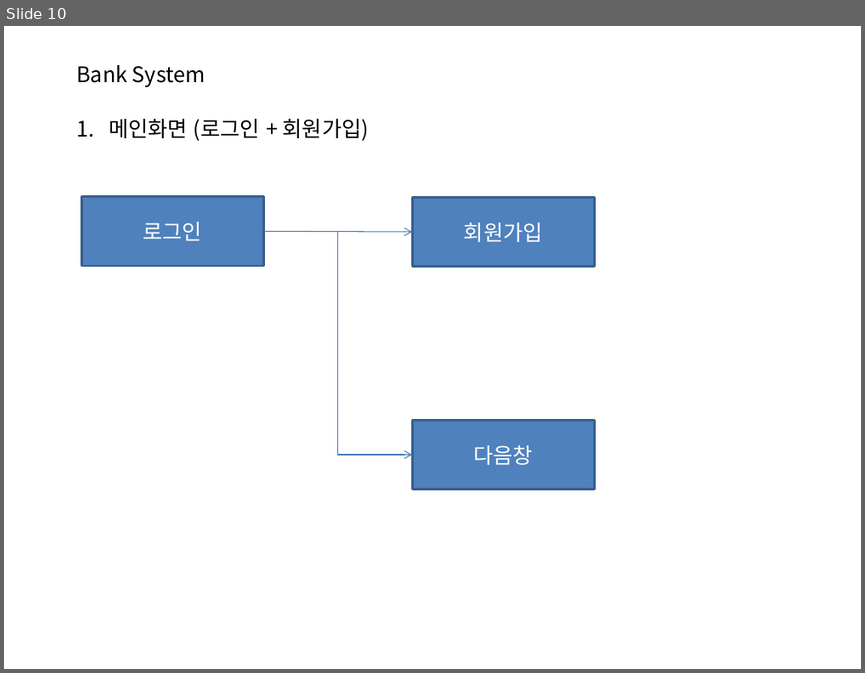
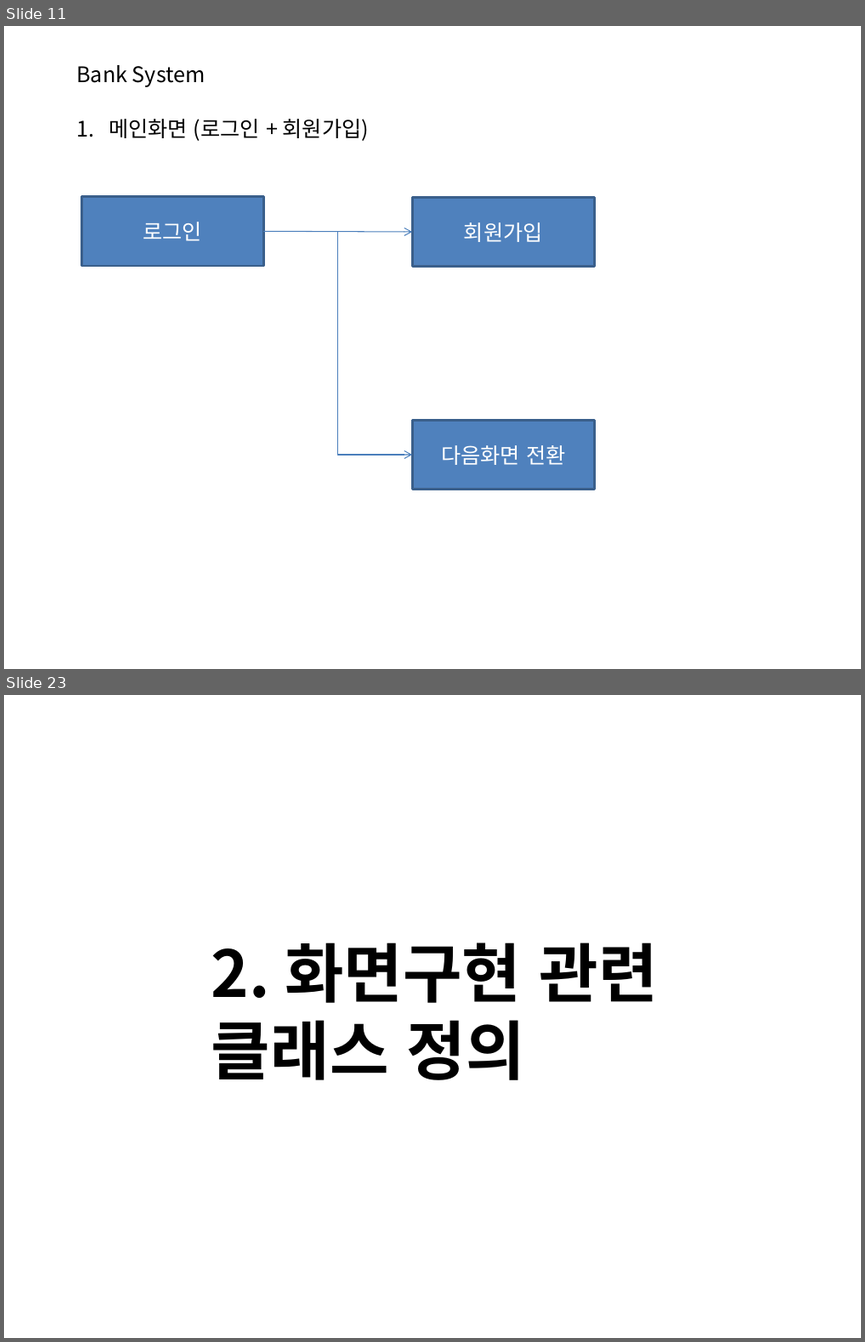
Before and after one commit to S-Onix/BankSystemProject, a slide deck: BankSystem/documentation/banksystem.pptx. Shown one above the other, each under a label of ours: slide 10 before the commit, slides 11 and 23 after it; the slides between them are not shown. The pictures are 865x673 and 865x1342 pixels, drawn with LibreOffice and Linux fonts; fonts in the diff are those of the drawing. Boxes give left, top, right and bottom in pixels: in the first picture for what was removed or moved away, otherwise in the second. Text is boxed around its words. In the diff, an @@ line names an element or a change of style, - is before the commit and + after.

```diff
--- a/BankSystem/documentation/banksystem.pptx
+++ b/BankSystem/documentation/banksystem.pptx
@@ slide 23 added at bbox=[4, 695, 861, 1338], background #FFFFFF @@
@@ text added at bbox=[211, 942, 658, 1080], 54 pt, text #000000, bold @@
+2. 화면구현 관련
+클래스 정의
@@ what was slide 10 is now slide 11 @@
@@ slide 11 changed as well @@
@@ text in rectangle at bbox=[441, 445, 565, 465]: text changed @@
-다음창
+다음화면 전환
```
Also in this commit, not shown: 2 other slides changed, 22 other slides added, 9 slides removed, 8 other files.
